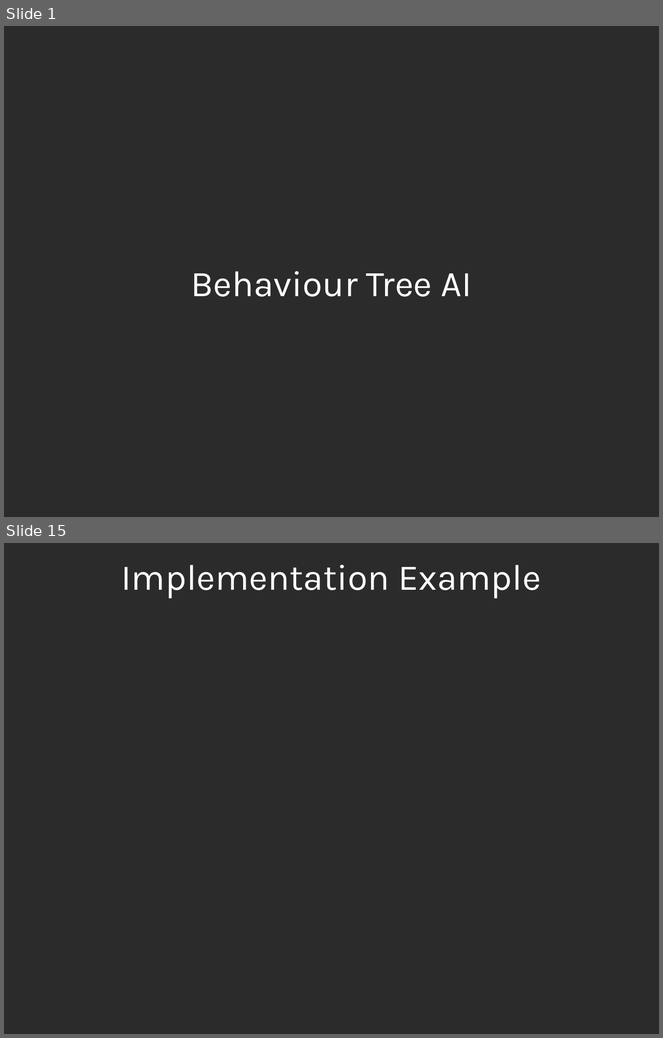
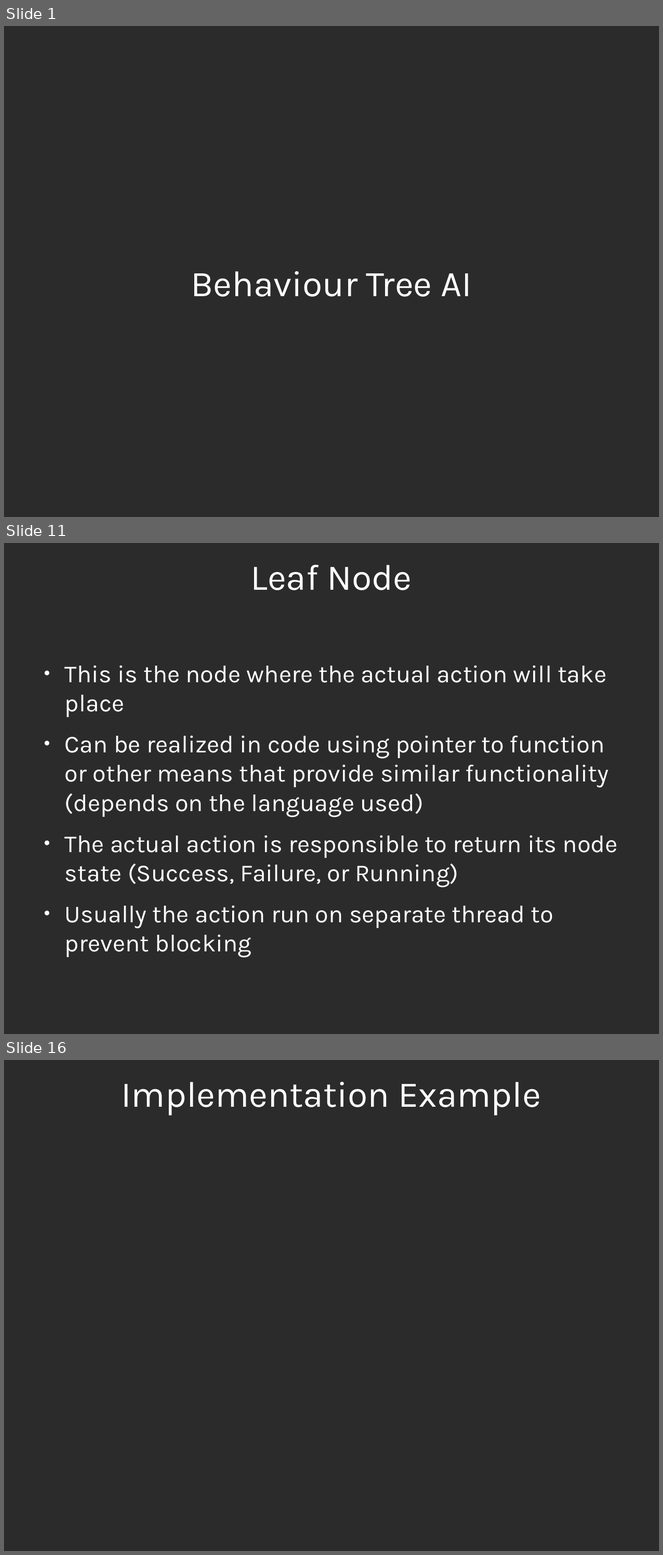
Before and after one commit to expee/AI_BehaviourTreeTest, a slide deck: Docs/BT_Presentation.odp. Shown one above the other, each under a label of ours: slides 1 and 15 before the commit, slides 1, 11 and 16 after it; the slides between them are not shown. The pictures are 663x1038 and 663x1555 pixels, drawn with LibreOffice and Linux fonts; fonts in the diff are those of the drawing; background and template pictures are left out; a plain dark background stands for a picture behind light text. Boxes give left, top, right and bottom in pixels: in the first picture for what was removed or moved away, otherwise in the second. Text is boxed around its words. In the diff, an @@ line names an element or a change of style, - is before the commit and + after.

```diff
--- a/Docs/BT_Presentation.odp
+++ b/Docs/BT_Presentation.odp
@@ slide 11 added at [4,543,659,1034], background picture (left out) @@
@@ title added at [250,565,412,590], 44 pt, text #FFFFFF @@
+Leaf Node
@@ text added at [65,665,618,957], 29.6 pt, text #FFFFFF @@
+● This is the node where the actual action will take place
+● Can be realized in code using pointer to function or other means that provide similar functionality (depends on the language used)
+● The actual action is responsible to return its node state (Success, Failure, or Running)
+● Usually the action run on separate thread to prevent blocking
@@ what was slide 15 is now slide 16 @@
```
Also in this commit, not shown: 3 slides changed, 10 other slides added, 10 slides removed.
